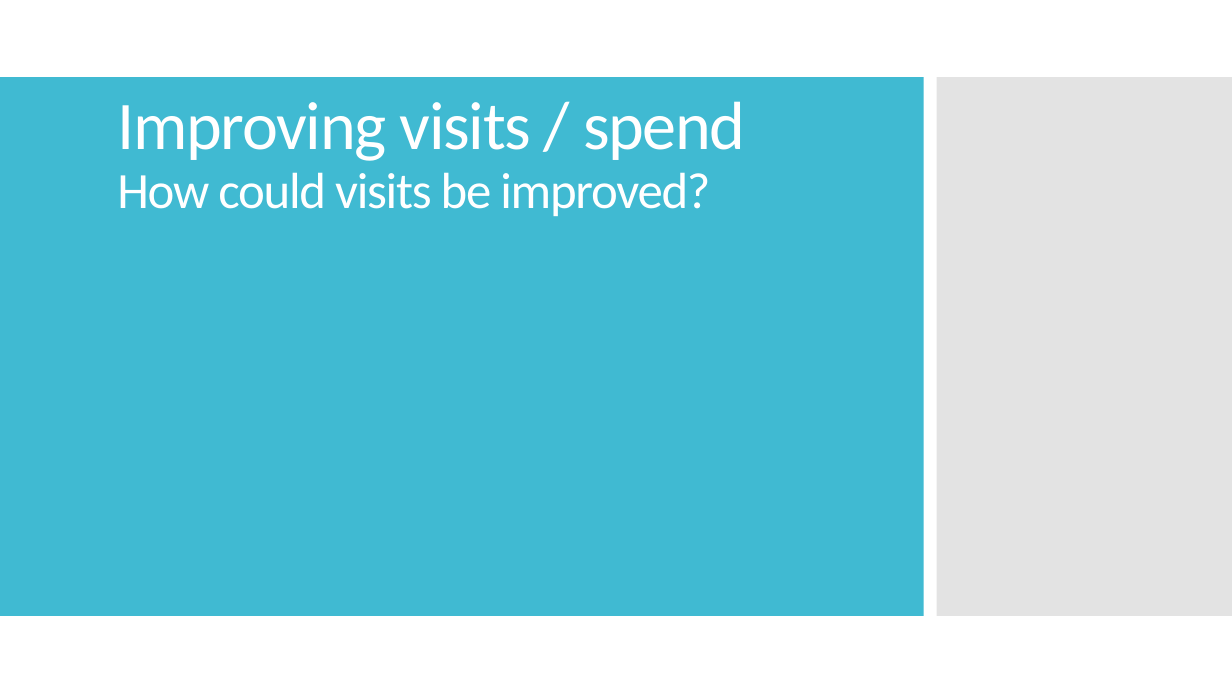
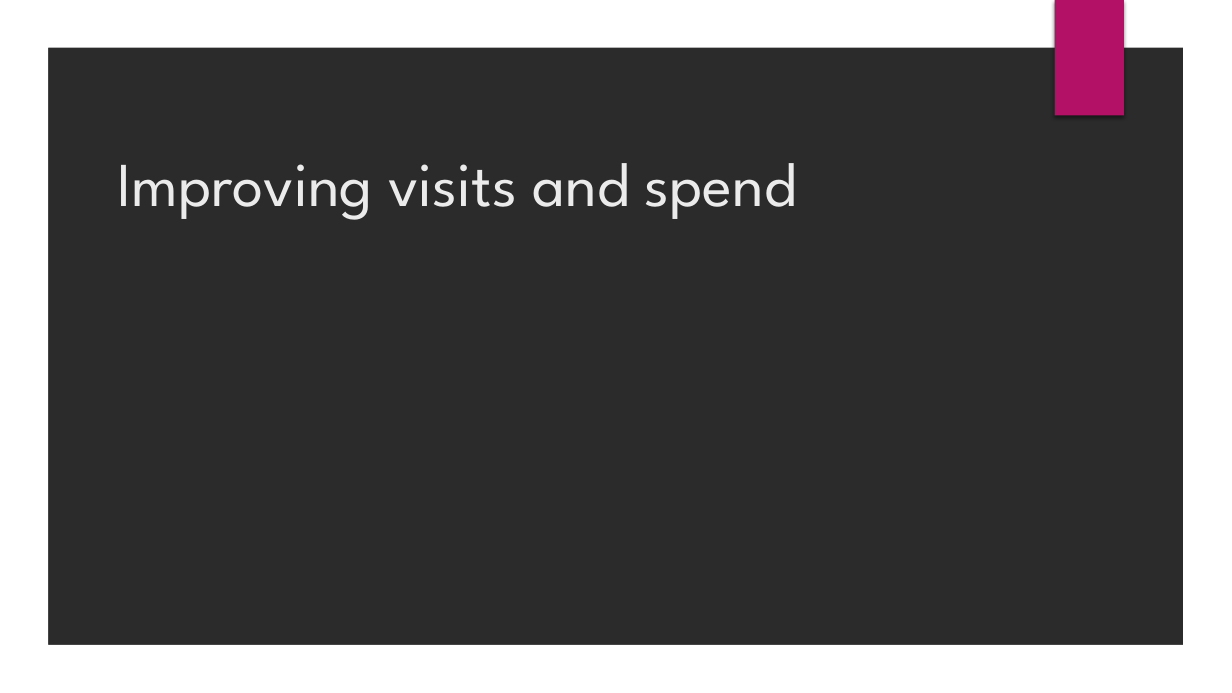
Before and after one commit to louiseshambrook/visit_scotland_final_project, a slide deck: slide 14 of presentation/visit_scotland_presentation.pptx. Drawn at 1232x693 pixels with LibreOffice and Linux fonts; fonts in the diff are those of the drawing; background and template pictures are left out; a plain dark background stands for a picture behind light text. Boxes give left, top, right and bottom in pixels: in the first picture for what was removed or moved away, otherwise in the second. Text is boxed around its words. In the diff, an @@ line names an element or a change of style, - is before the commit and + after.

```diff
--- a/presentation/visit_scotland_presentation.pptx
+++ b/presentation/visit_scotland_presentation.pptx
@@ background #FFFFFF to picture (left out) @@
@@ freeform shape added at (0, 0, 1232, 693), fill #FFFFFF @@
@@ rectangle added at (1055, 0, 1124, 116), fill #B31166 @@
@@ rectangle removed at (0, 77, 924, 616) @@
@@ rectangle removed at (937, 77, 1232, 616) @@
@@ title at (117, 163, 797, 220): text changed; size 39.6 to 48.6 pt; font Calibri to League Spartan; text colour #FFFFFF to #EBEBEB @@
-Improving visits / spend
-How could visits be improved?
+Improving visits and spend
```
Also in this commit, not shown: 9 other slides changed, 7 slides added, 7 slides removed, 1 other file.
